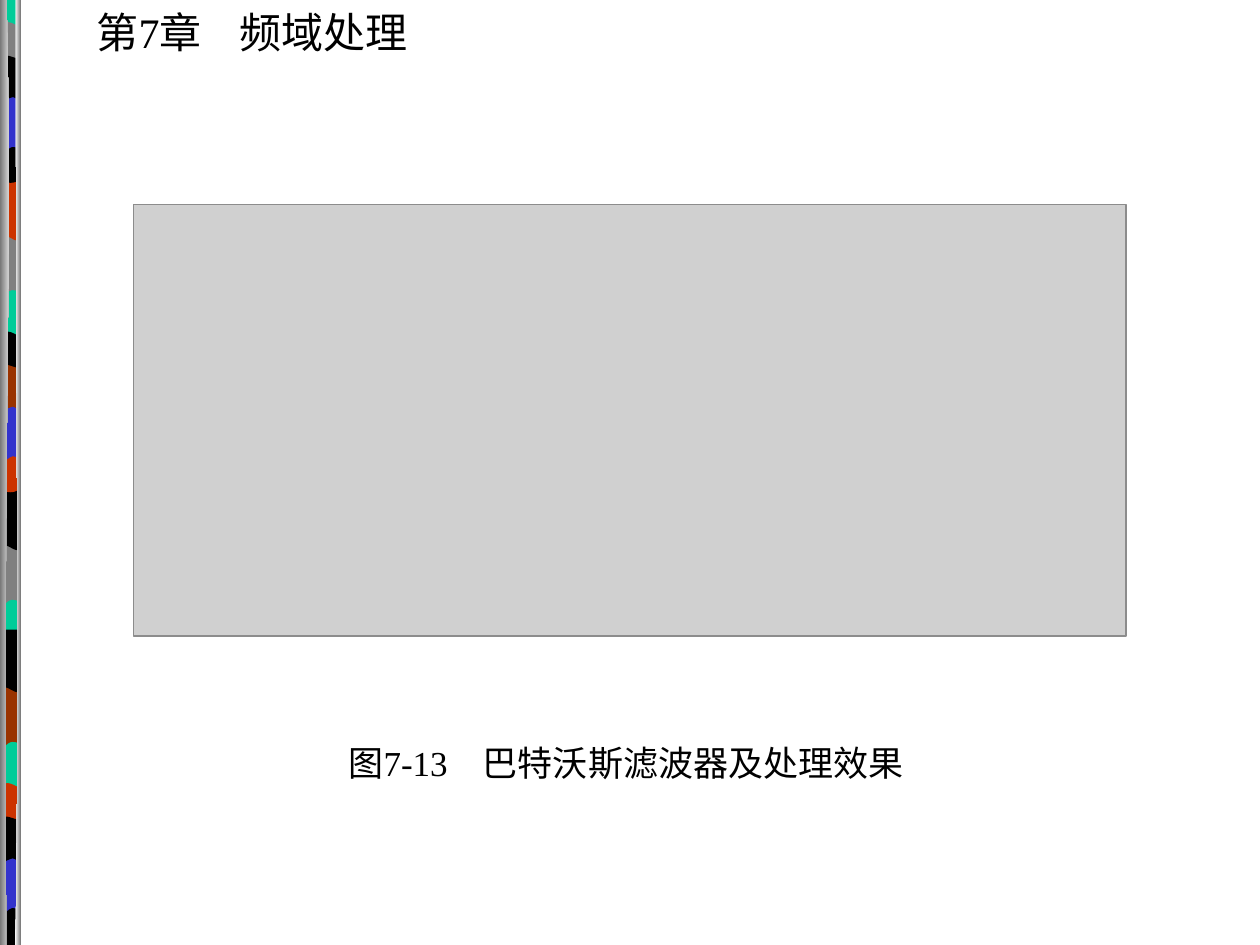
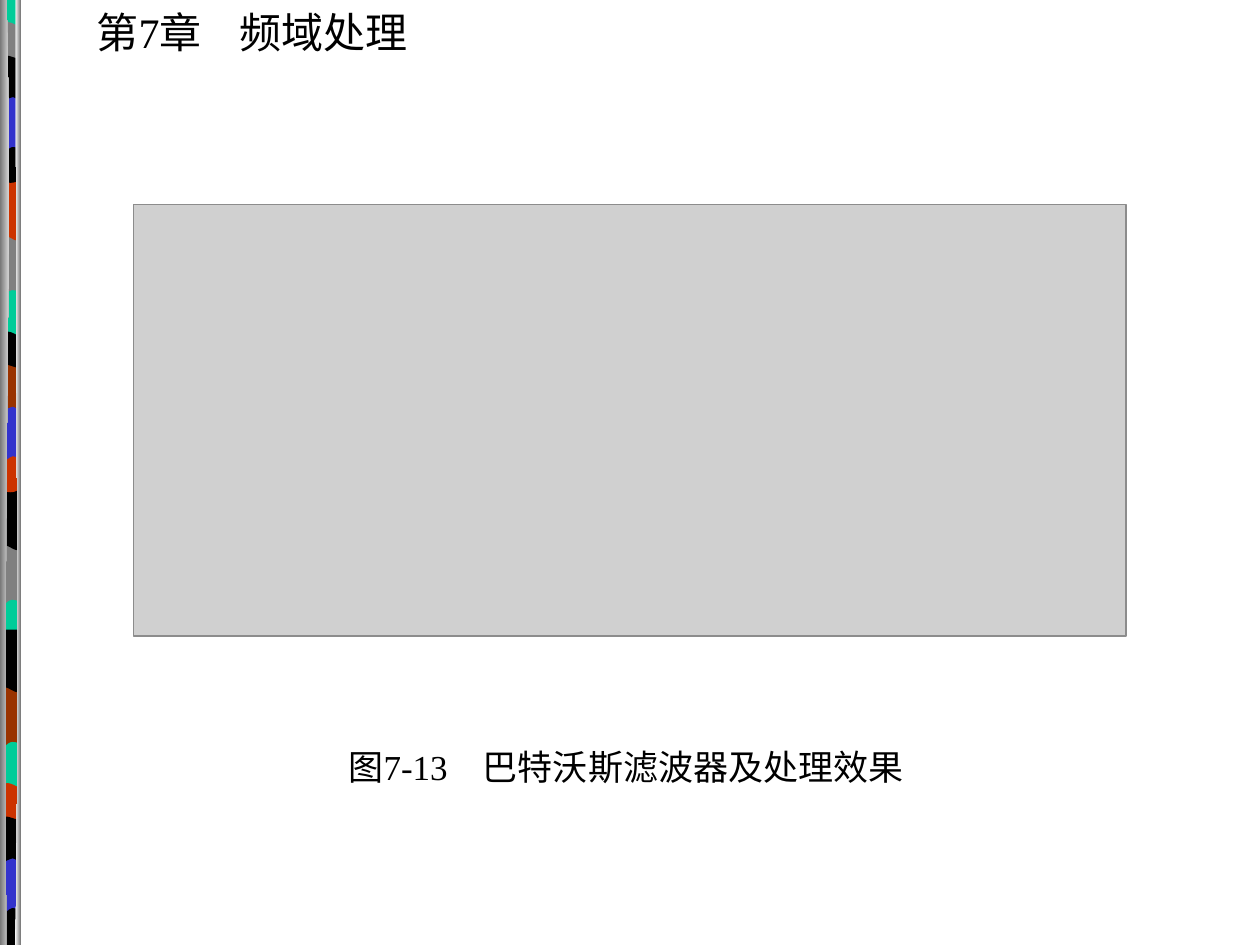
Before and after one commit to RMSnow/DIP-Notes, a slide deck: slide 84 of 课件/第07章.ppt. Drawn at 1260x945 pixels with LibreOffice and Linux fonts; fonts in the diff are those of the drawing; grey boxes stand for pictures; background and template pictures are left out. Boxes give left, top, right and bottom in pixels: in the first picture for what was removed or moved away, otherwise in the second. Text is boxed around its words. In the diff, an @@ line names an element or a change of style, - is before the commit and + after.

```diff
--- a/课件/第07章.ppt
+++ b/课件/第07章.ppt
@@ text "图7-13 巴特沃斯滤波器及处理效果" at <box>348,750,904,783</box>: line spacing 1.1 to 1.2 @@
```
Also in this commit, not shown: 109 other slides changed, 25 other files.
